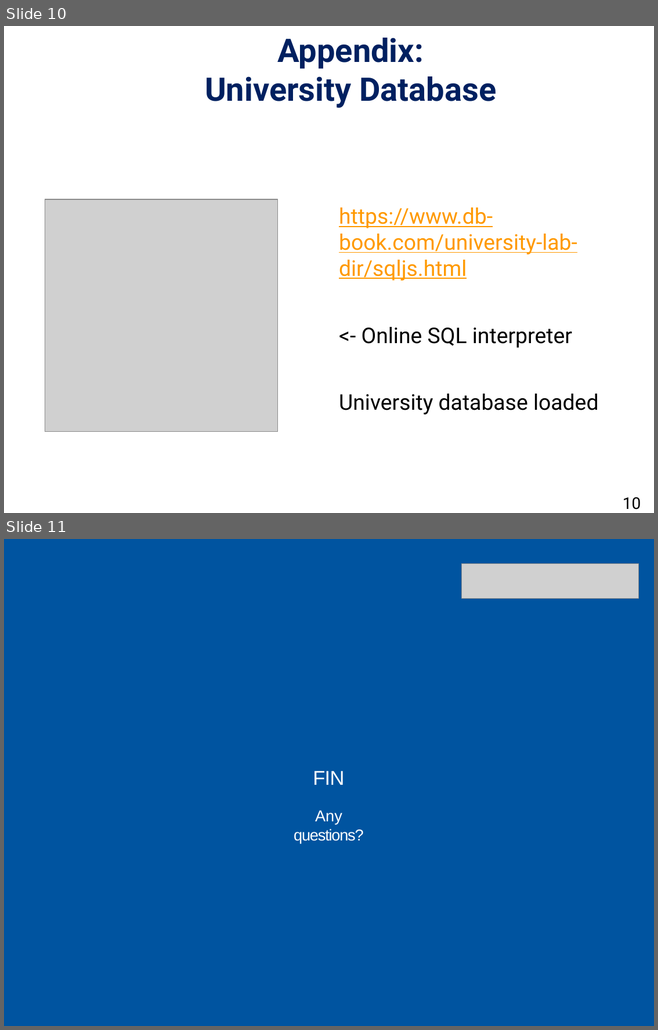
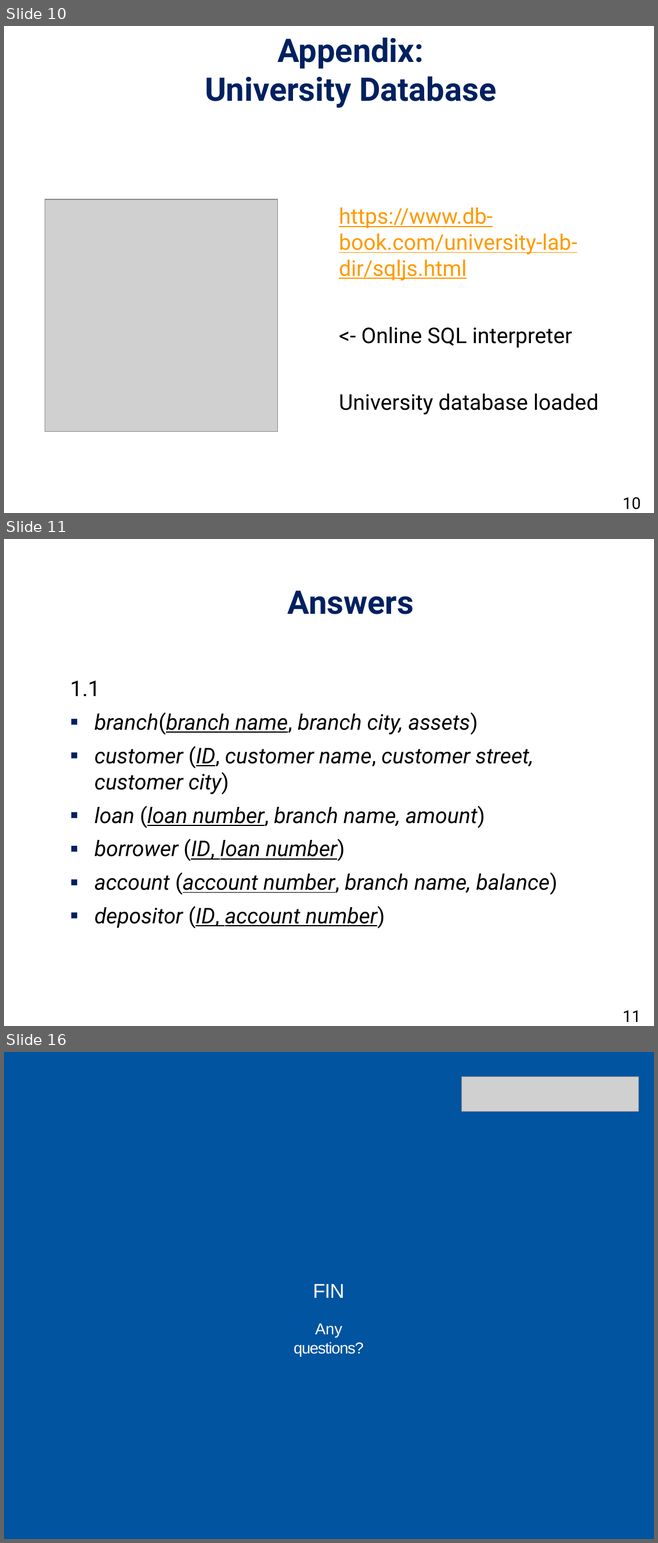
Before and after one commit to daichou03/DBS-slide-tut-25, a slide deck: week_1/week_1.pptx. Shown one above the other, each under a label of ours: slides 10 and 11 before the commit, slides 10, 11 and 16 after it; the slides between them are not shown. The pictures are 658x1030 and 658x1543 pixels, drawn with LibreOffice and Linux fonts; fonts in the diff are those of the drawing; grey boxes stand for pictures; background and template pictures are left out. Boxes give left, top, right and bottom in pixels: in the first picture for what was removed or moved away, otherwise in the second. Text is boxed around its words. In the diff, an @@ line names an element or a change of style, - is before the commit and + after.

Commit message:
Answers

```diff
--- a/week_1/week_1.pptx
+++ b/week_1/week_1.pptx
@@ slide 11 added at (x1=4, y1=539, x2=654, y2=1026), background #FFFFFF @@
@@ title added at (x1=288, y1=591, x2=413, y2=614), 36 pt, text #002060, bold @@
+Answers
@@ text added at (x1=70, y1=681, x2=557, y2=929), 24 pt, text #000000, italic @@
+1.1
+▪ branch(branch name, branch city, assets)
+▪ customer (ID, customer name, customer street, customer city)
+▪ loan (loan number, branch name, amount)
+▪ borrower (ID, loan number)
+▪ account (account number, branch name, balance)
+▪ depositor (ID, account number)
@@ page number added at (x1=622, y1=1011, x2=640, y2=1022), 18 pt, text #000000 @@
+11
@@ what was slide 11 is now slide 16 @@
```
Also in this commit, not shown: 4 other slides added.
